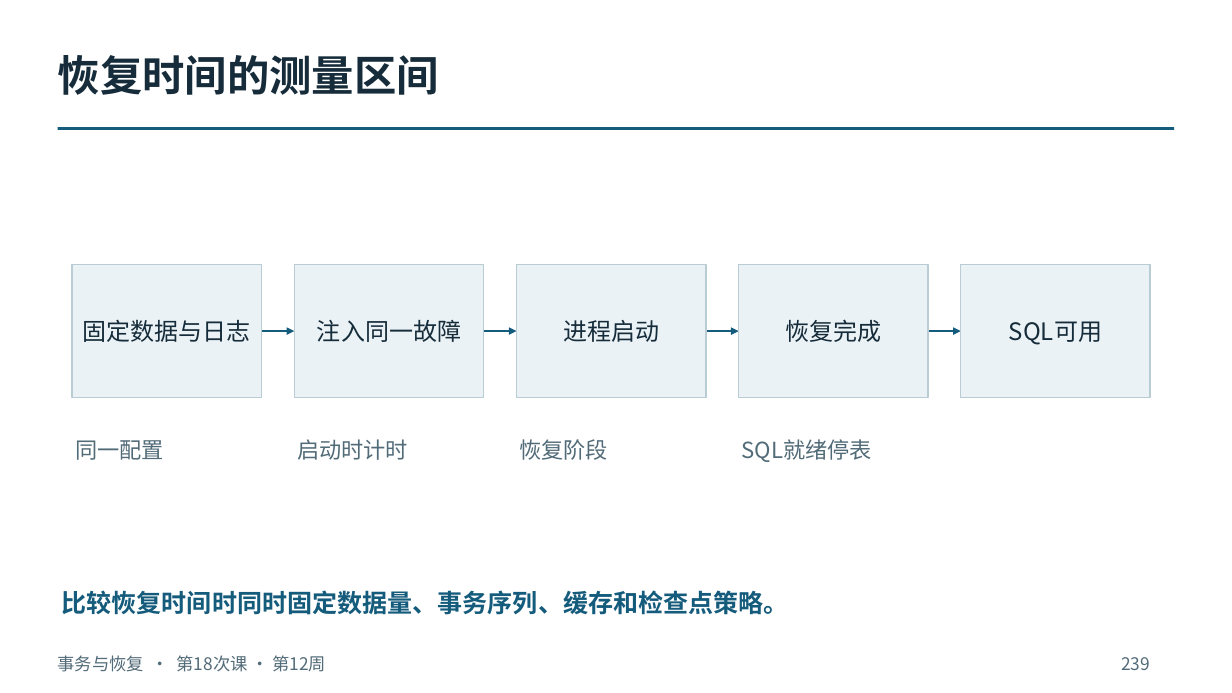
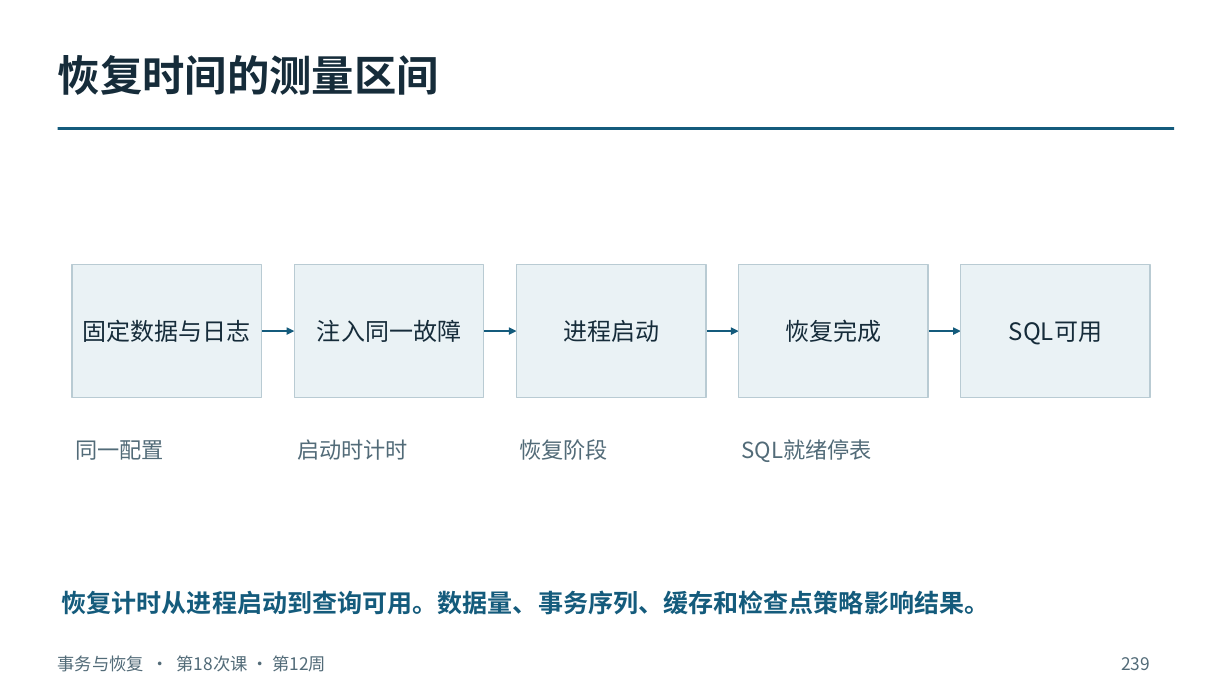
Before and after one commit to intellistream/database-kernel-course-student, a slide deck: slide 239 of 01_课件（第6版）/04_事务与恢复.pptx. Drawn at 1232x693 pixels with LibreOffice and Linux fonts; fonts in the diff are those of the drawing. Boxes give left, top, right and bottom in pixels: in the first picture for what was removed or moved away, otherwise in the second. Text is boxed around its words. In the diff, an @@ line names an element or a change of style, - is before the commit and + after.

Commit message:
Polish wording in lesson slides and module decks

```diff
--- a/01_课件（第6版）/04_事务与恢复.pptx
+++ b/01_课件（第6版）/04_事务与恢复.pptx
@@ text at bbox=[62, 590, 990, 615]: text changed @@
-比较恢复时间时同时固定数据量、事务序列、缓存和检查点策略。
+恢复计时从进程启动到查询可用。数据量、事务序列、缓存和检查点策略影响结果。
```
Also in this commit, not shown: 21 other slides changed, 26 other files.
